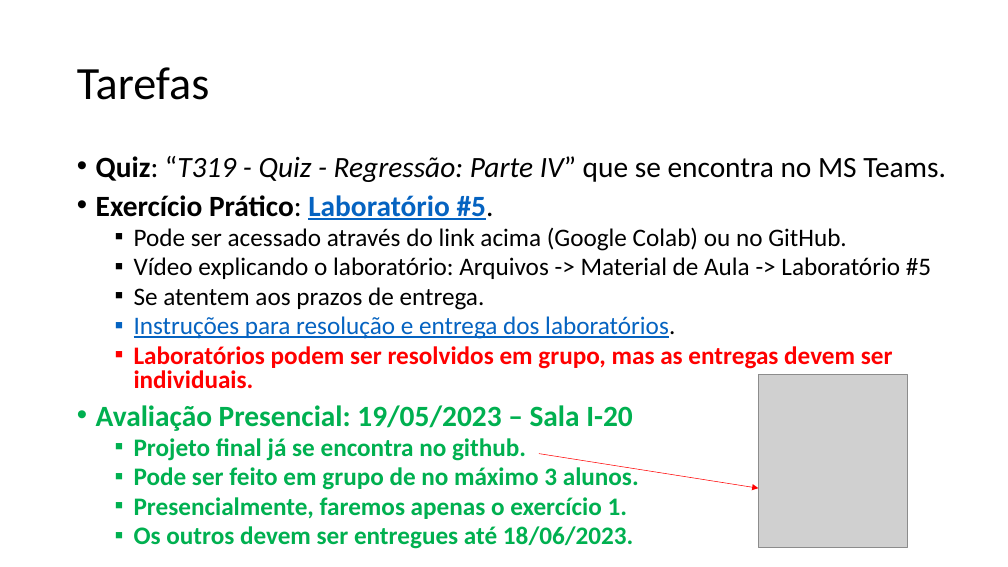
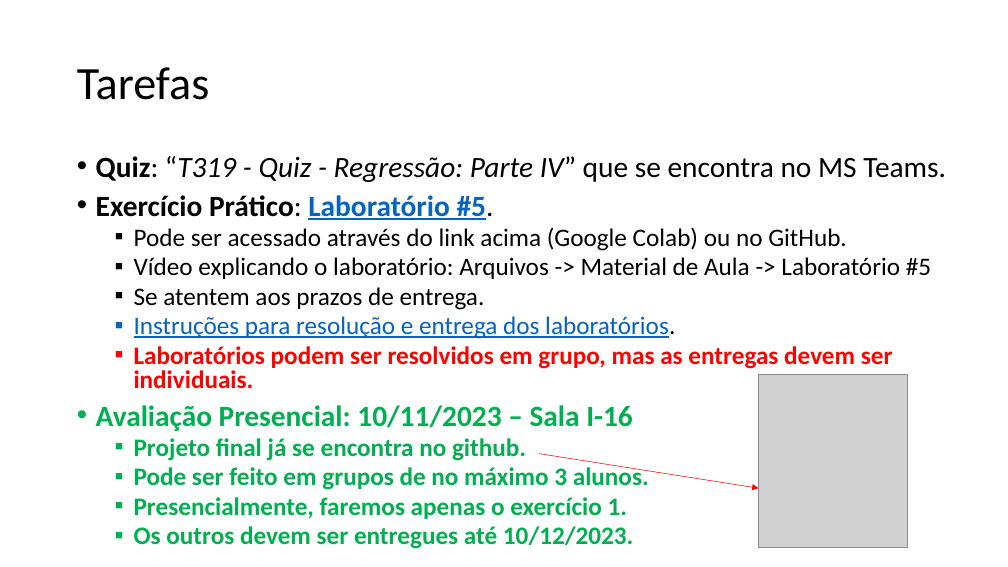
Before and after one commit to zz4fap/t319_aprendizado_de_maquina, a slide deck: slide 20 of slides/T319_Regressão_Linear (Parte IV).pptx (slide 12 before the commit). Drawn at 1008x567 pixels with LibreOffice and Linux fonts; fonts in the diff are those of the drawing; grey boxes stand for pictures. Boxes give left, top, right and bottom in pixels: in the first picture for what was removed or moved away, otherwise in the second. Text is boxed around its words. In the diff, an @@ line names an element or a change of style, - is before the commit and + after.

Commit message:
update of slides

```diff
--- a/slides/T319_Regressão_Linear (Parte IV).pptx
+++ b/slides/T319_Regressão_Linear (Parte IV).pptx
@@ text at (96, 405, 633, 431): text changed @@
-• Avaliação Presencial: 19/05/2023 – Sala I-20
+• Avaliação Presencial: 10/11/2023 – Sala I-16
@@ text at (134, 465, 649, 490): text changed @@
-  ▪ Pode ser feito em grupo de no máximo 3 alunos.
+  ▪ Pode ser feito em grupos de no máximo 3 alunos.
@@ text at (134, 526, 633, 549): text changed @@
-  ▪ Os outros devem ser entregues até 18/06/2023.
+  ▪ Os outros devem ser entregues até 10/12/2023.
```
Also in this commit, not shown: 8 slides added, 3 other files.
